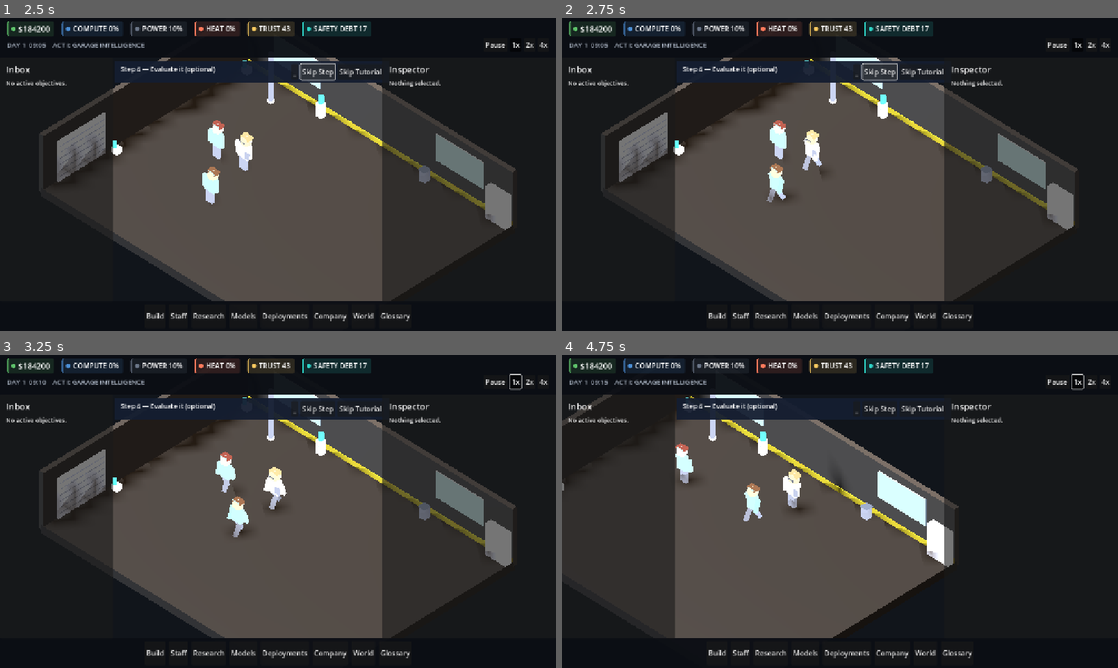
Above: before the commit, frames 1-4 (two rows, left to right).
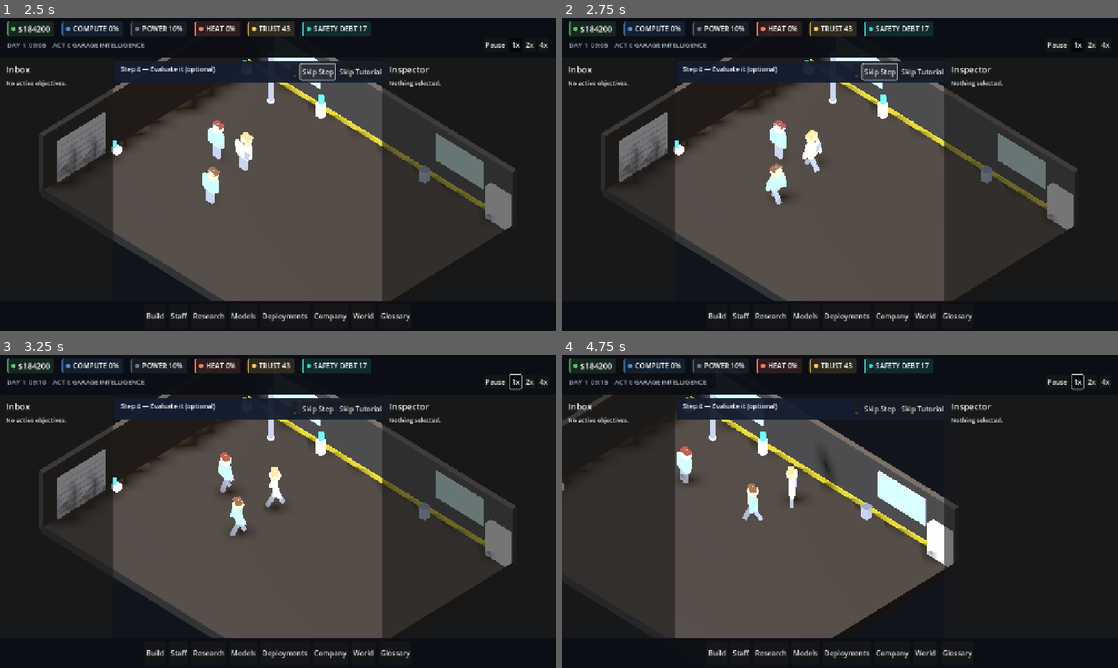
Above: after the commit, the same moments.

Repository: Fartoman94/alignment-pending
Game: Godot game, scene res://scenes/main_menu.tscn
Same seed, same stepped clock (60 frames per second), same inputs: the game is played once before the commit and once after it. This scene is started directly instead of the project's main scene.
Inputs (mouse positions are in pixels of both pictures, inside the frame that each line leads up to):
- Up to frame 1 (2.5 s): click "New Campaign" at 0.5 s; click "Skip Step" at 1.25 s; click "Skip Step" at 2 s
- Up to frame 2 (2.75 s): no input
- Up to frame 3 (3.25 s): click "1x" at 2.75 s
- Up to frame 4 (4.75 s): tap Enter (build_confirm) at 3.5, 3.6 s; move the mouse to (962, 495) at 3.52 s; hold D (pan_right) 3.53-4.25 s; click (962, 495) at 3.67 s; drag from (728, 527) to (812, 574) at 4.27 s

Frame 1 is identical in both runs. In frame 2, 0.4% of the frame differs, in the area x 36-47%, y 35-60%; in frame 3, 0.5%; in frame 4, 0.6%, in the area x 20-52%, y 28-54%.

Commit message:
fix(world): staff agents turn to face their walk direction
StaffAgent animated legs/arms while MOVING but never rotated the node's
yaw, so every agent kept its spawn-time orientation regardless of where
pathfinding sent it — reading as walking sideways/backwards in any
direction that didn't happen to match that fixed orientation.

Verified the model's authored front axis by rendering manager.glb from
the 4 cardinal directions at rotation.y == 0 (necktie visible only from
+Z, bare back from -Z), then faced the character toward the nav agent's
next path waypoint (the intent), smoothed with lerp_angle so avoidance
micro-adjustments don't snap the body sideways.

tools/bootstrap.sh: clean reimport, 214/214 smoke tests pass.

Co-Authored-By: Claude Sonnet 5 <noreply@anthropic.com>

Diff:
--- a/game/src/world/staff_agent.gd
+++ b/game/src/world/staff_agent.gd
@@ -13,6 +13,11 @@
 const IDLE_MAX_SECONDS: float = 4.0
 const ARRIVE_DISTANCE: float = 0.3
 const MAX_RESERVE_ATTEMPTS: int = 6
+## How fast the character turns to face its movement direction, in
+## radians/second-equivalent lerp weight. Fast enough to feel responsive
+## over the office's short walk legs, slow enough not to snap instantly on
+## every avoidance-driven micro-adjustment.
+const TURN_SPEED: float = 10.0
 
 var bounds_min: Vector2 = Vector2(-7.0, -5.0)
 var bounds_max: Vector2 = Vector2(7.0, 5.0)
@@ -317,6 +322,16 @@
     desired.y = 0.0
     if desired.length() > 0.001:
         desired = desired.normalized() * SPEED
+        # The character model's authored front faces local +Z at rotation.y
+        # == 0 (verified by rendering: the necktie is visible from +Z, the
+        # bare back from -Z) — nothing turned this to face the walk
+        # direction before, so every agent kept its spawn-time orientation
+        # while wandering in every direction, reading as walking sideways
+        # or backwards. Faced toward the path's next waypoint (the intent),
+        # not the post-avoidance velocity, so a momentary avoidance swerve
+        # doesn't snap the body to face sideways.
+        var target_yaw: float = atan2(desired.x, desired.z)
+        rotation.y = lerp_angle(rotation.y, target_yaw, clampf(TURN_SPEED * delta, 0.0, 1.0))
     if _nav_agent.avoidance_enabled:
         _nav_agent.set_velocity(desired)
     else:
